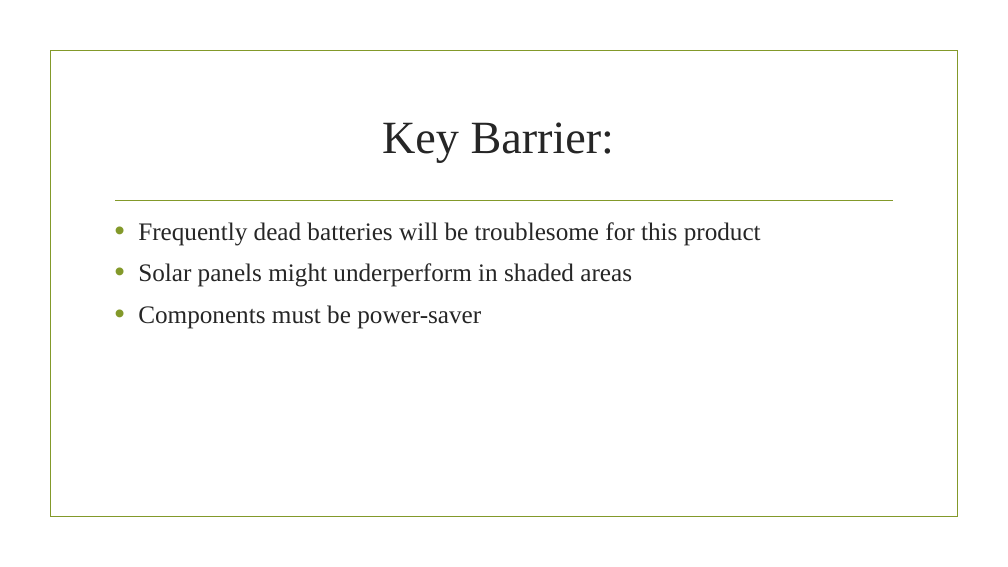
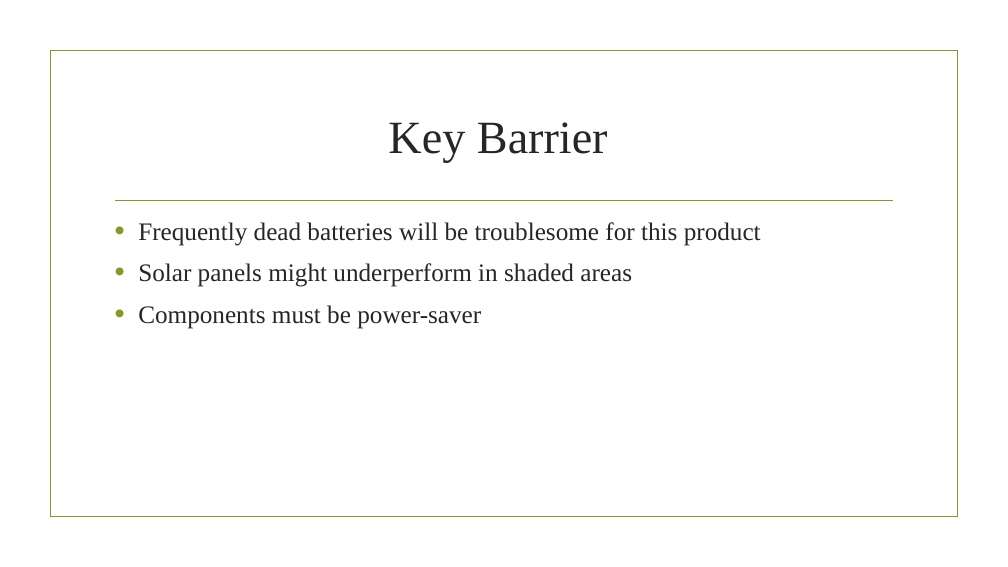
Before and after one commit to johnkmj/tufts_comp50_shared, a slide deck: slide 6 of HW1.pptx. Drawn at 1008x567 pixels with LibreOffice and Linux fonts; fonts in the diff are those of the drawing; background and template pictures are left out. Boxes give left, top, right and bottom in pixels: in the first picture for what was removed or moved away, otherwise in the second. Text is boxed around its words. In the diff, an @@ line names an element or a change of style, - is before the commit and + after.

Commit message:
HW1

```diff
--- a/HW1.pptx
+++ b/HW1.pptx
@@ title at [388,122,608,162]: text changed @@
-Key Barrier:
+Key Barrier
```
Also in this commit, not shown: 2 other slides changed.
